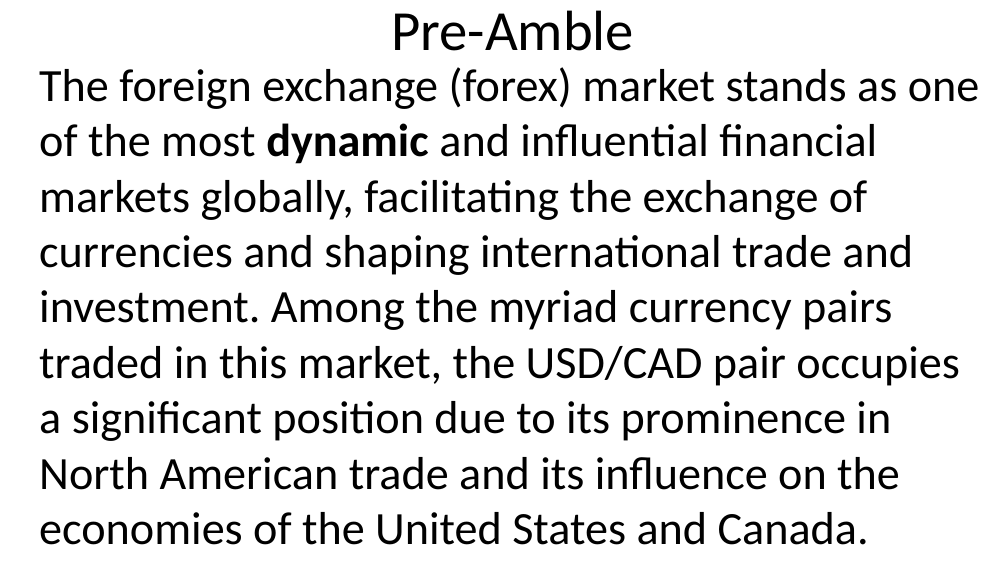
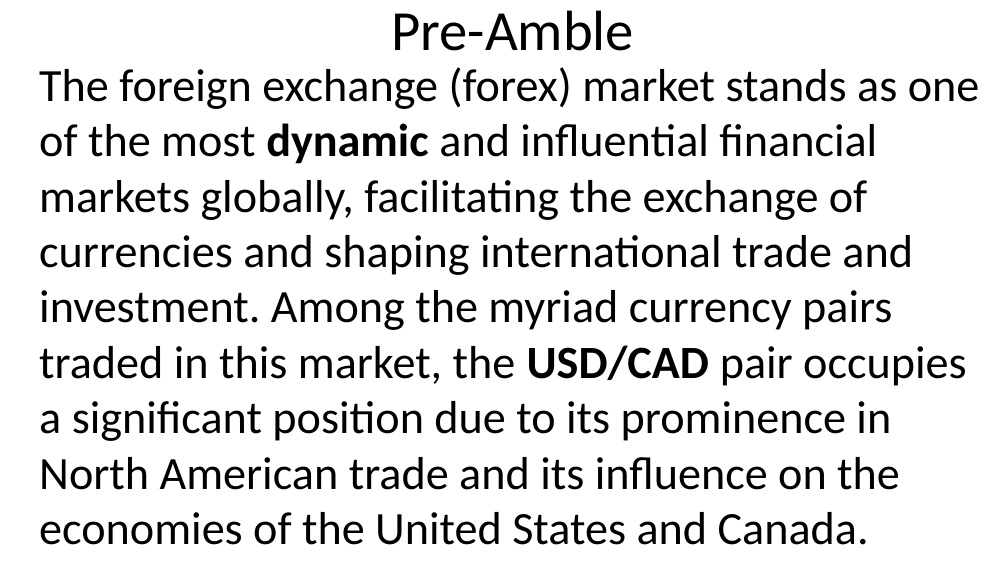
Before and after one commit to Akubue4U/PyProjects, a slide deck: slide 4 of MyBDAThesis/Akubue Simon - Thesis Presentation.pptx. Drawn at 1008x567 pixels with LibreOffice and Linux fonts; fonts in the diff are those of the drawing. Boxes give left, top, right and bottom in pixels: in the first picture for what was removed or moved away, otherwise in the second. Text is boxed around its words. In the diff, an @@ line names an element or a change of style, - is before the commit and + after.

```diff
--- a/MyBDAThesis/Akubue Simon - Thesis Presentation.pptx
+++ b/MyBDAThesis/Akubue Simon - Thesis Presentation.pptx
@@ text "The foreign exchange (forex) market ..." at (x1=39, y1=67, x2=980, y2=545): bold on in "USD/CAD" @@
```
Also in this commit, not shown: 17 other slides changed, 3 slides removed, 2 other files.
